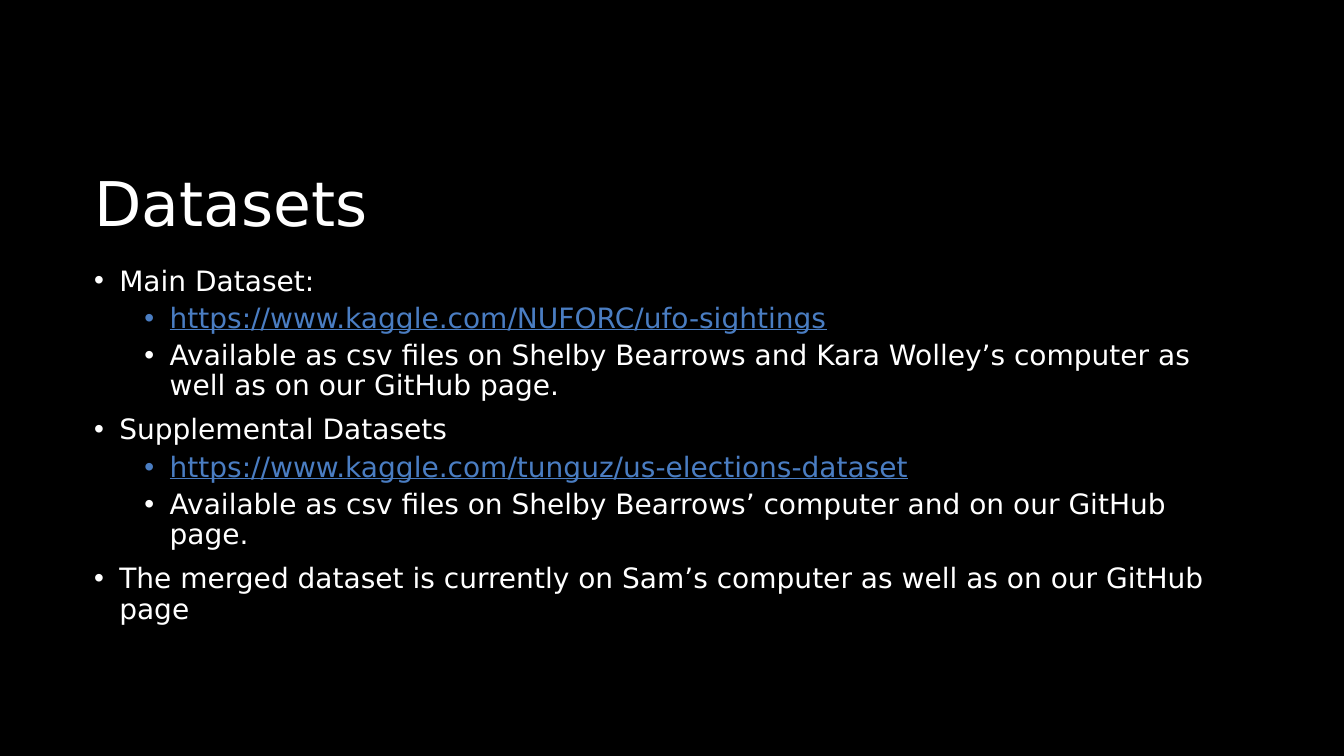
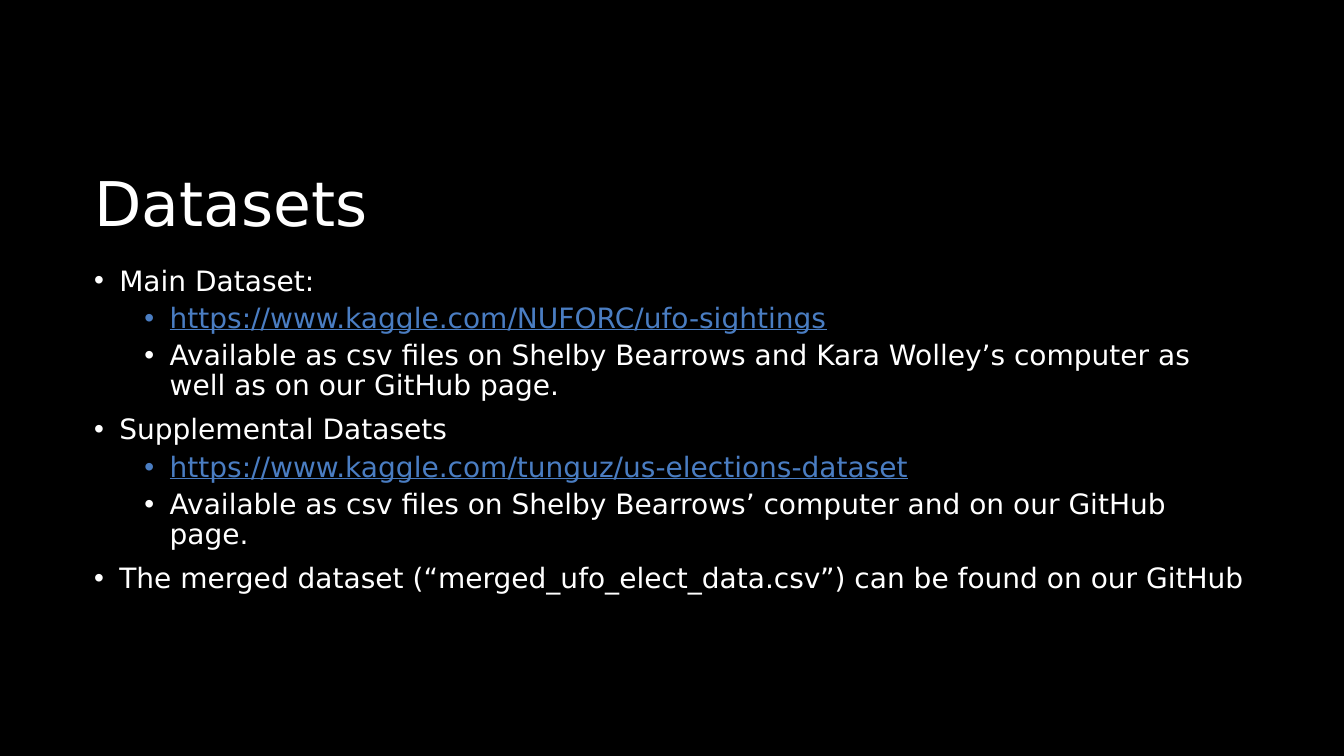
Before and after one commit to KWolley/CSPB4502_DreamTeam, a slide deck: slide 5 of UFO_presidentalElections.pptx. Drawn at 1344x756 pixels with LibreOffice and Linux fonts; fonts in the diff are those of the drawing. Boxes give left, top, right and bottom in pixels: in the first picture for what was removed or moved away, otherwise in the second. Text is boxed around its words. In the diff, an @@ line names an element or a change of style, - is before the commit and + after.

```diff
--- a/UFO_presidentalElections.pptx
+++ b/UFO_presidentalElections.pptx
@@ text at (119, 566, 1243, 595): text changed @@
-• The merged dataset is currently on Sam’s computer as well as on our GitHub page
+• The merged dataset (“merged_ufo_elect_data.csv”) can be found on our GitHub
```
Also in this commit, not shown: 3 other slides changed.
